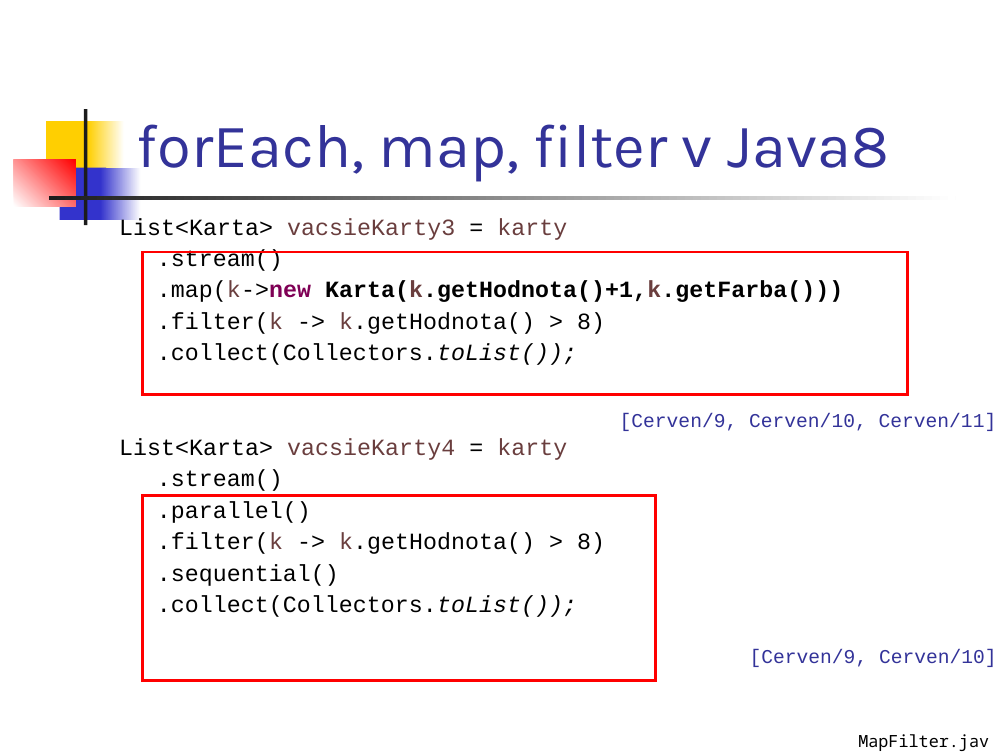
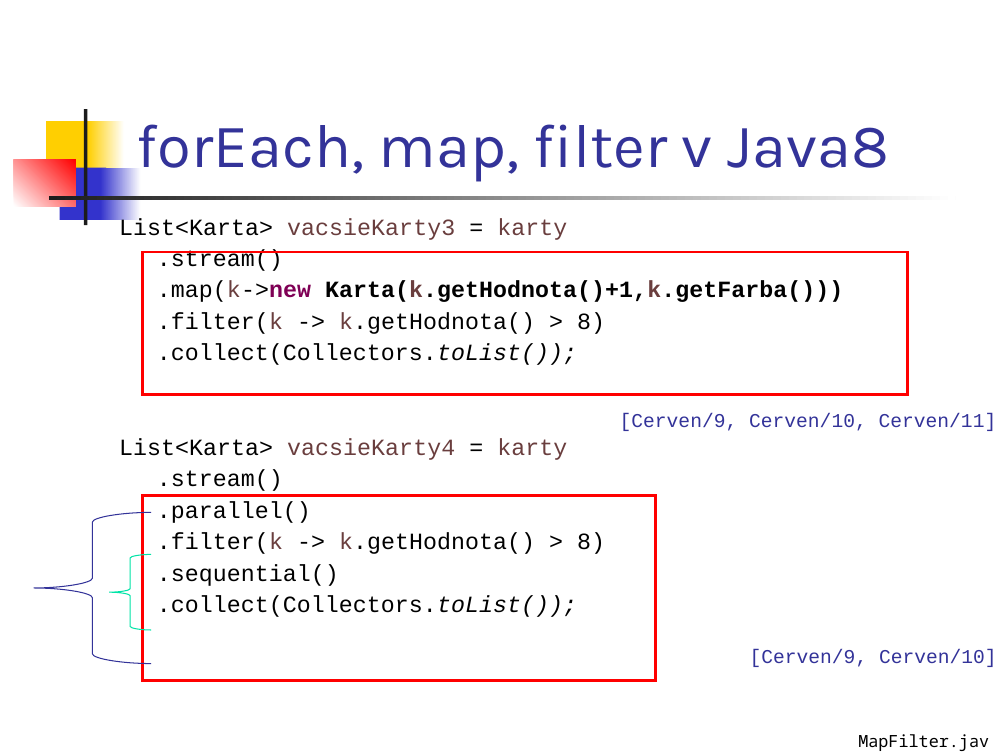
Before and after one commit to Funkcionalne/Prednasky, a slide deck: slide 19 of 01/01_fpro.ppt. Drawn at 1008x756 pixels with LibreOffice and Linux fonts; fonts in the diff are those of the drawing. Boxes give left, top, right and bottom in pixels: in the first picture for what was removed or moved away, otherwise in the second. Text is boxed around its words. In the diff, an @@ line names an element or a change of style, - is before the commit and + after.

```diff
--- a/01/01_fpro.ppt
+++ b/01/01_fpro.ppt
@@ freeform shape added at (x1=33, y1=512, x2=151, y2=663), outline #333399 0.74 pt @@
@@ freeform shape added at (x1=109, y1=554, x2=151, y2=630), outline #00E4A7 0.74 pt @@
```
Also in this commit, not shown: 5 other slides changed, 1 other file.
